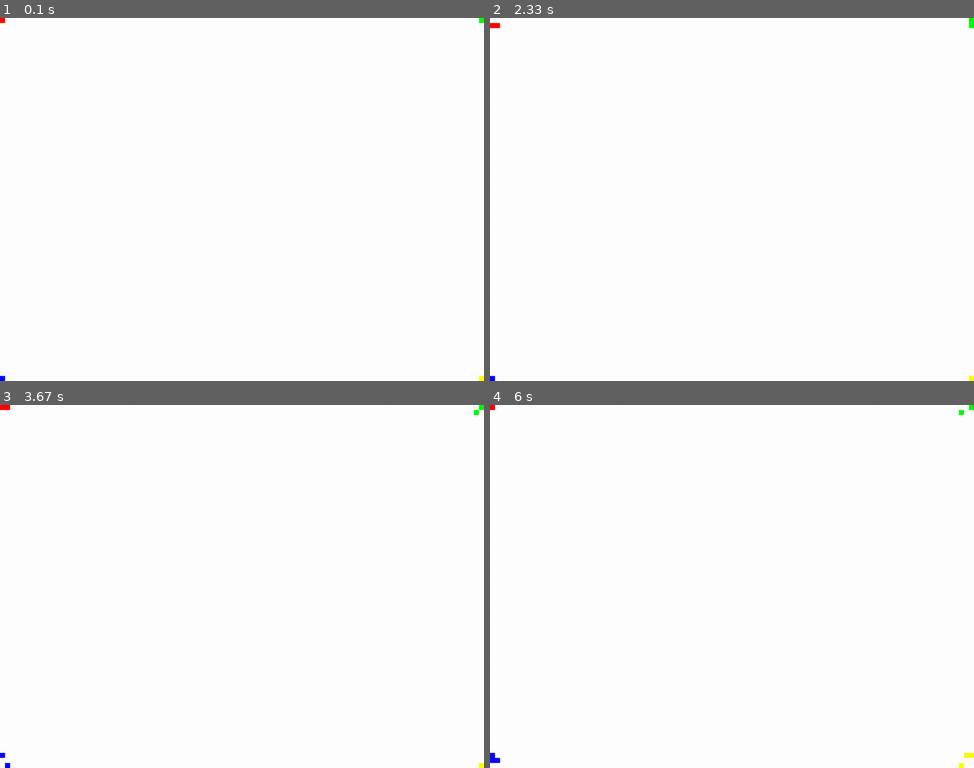
Above: before the commit, frames 1-4 (two rows, left to right).
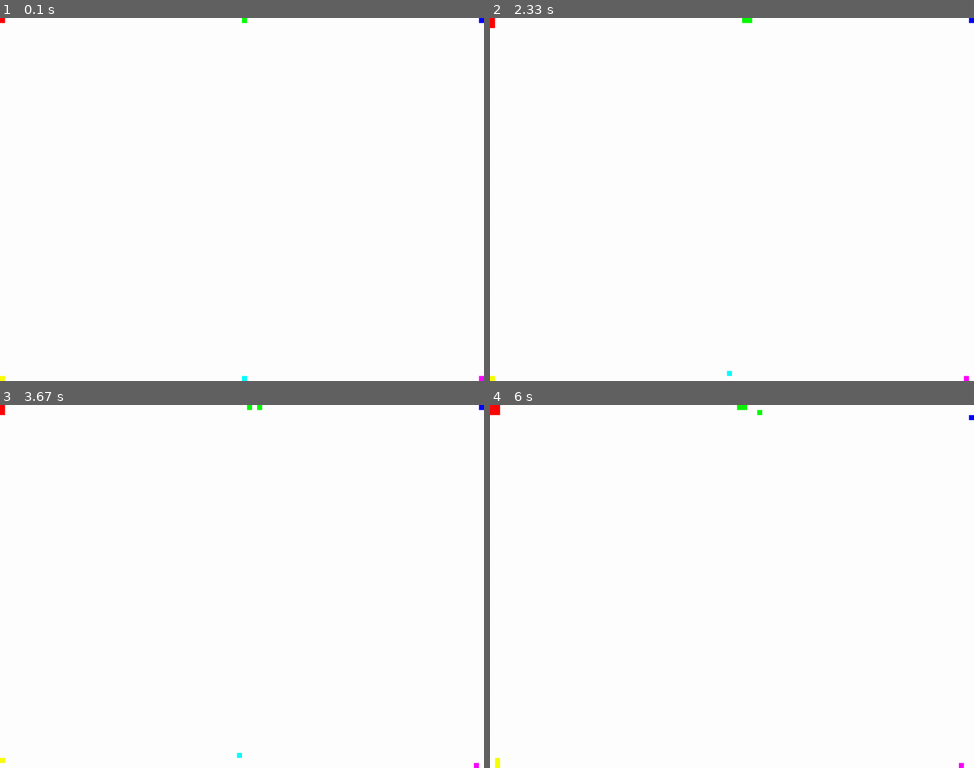
Above: after the commit, the same moments.

Repository: sbwhitt/pygame-life-simulation
Game: pygame game, started from main.py
Same seed, same stepped clock (60 frames per second), same inputs: the game is played once before the commit and once after it.
Inputs:
- Up to frame 1 (0.1 s): no input
- Up to frame 2 (2.33 s): no input
- Up to frame 3 (3.67 s): no input
- Up to frame 4 (6 s): no input

The runs differ from the first frame. In frame 1, less than 0.1% of the frame differs, in the area x 0-100%, y 0-100%; in frame 2, 0.2%; in frame 3, 0.2%; in frame 4, 0.3%.

Commit message:
logging, avg colors, new command, new start

Diff:
--- a/app.py
+++ b/app.py
@@ -26,6 +26,7 @@
         self.dir_timer = 0
         self.move_timer = 0
         self.m = map.Map(self.width, self.height)
+        self.avg_color = pygame.Color(0, 0, 0)
 
     def on_init(self):
         pygame.init()
@@ -61,7 +62,7 @@
             if self._p_collides(self.p, e) or e.age >= e.age_limit:
                 self.m.grid[e.loc].remove(e)
                 self.entities.remove(e)
-                self._obituary(e)
+                if settings.LOGGING: self._obituary(e)
             else:
                 pygame.draw.rect(self.screen, e.color, e.rect)
                 if len(self.m.grid[e.loc]) > 1:
@@ -76,13 +77,17 @@
                         self.m.grid[offspring.loc].append(offspring)
                         self.entities.append(offspring)
                         self.total_ent += 1
+                        self.avg_color = self._tally_avg_color(self._find_avg_color(self.entities))
                     e.age_timer = 0
                 else:
                     e.age_timer += self.clock.get_time()
         pygame.display.flip()
 
     def on_cleanup(self):
-        print("total entities: " + str(self.total_ent))
+        print("total entities (at end): " + str(len(self.entities)))
+        print("total entities (all time): " + str(self.total_ent))
+        print("average color (last frame): " + str(self._find_avg_color(self.entities)))
+        print("average color (all time): " + str(self.avg_color))
         pygame.quit()
 
     def on_execute(self):
@@ -96,14 +101,20 @@
         self.on_cleanup()
 
     # helpers
+    def _add_start_entities(self):
+        e0 = entity.Entity(0, 0, colors.RED)
+        e1 = entity.Entity(self.width/2, 0, colors.GREEN)
+        e2 = entity.Entity(self.width-10, 0, colors.BLUE)
+        e3 = entity.Entity(0, self.height-10, colors.YELLOW)
+        e4 = entity.Entity(self.width/2, self.height-10, colors.CYAN)
+        e5 = entity.Entity(self.width-10, self.height-10, colors.MAGENTA)
+        for e in [e0, e1, e2, e3, e4, e5]:
+            self.entities.append(e)
+            self.m.grid[e.loc].append(e)
+
     def _build_entities(self):
-        e0 = entity.Entity(0, 0, colors.RED)
-        e1 = entity.Entity(self.width-10, 0, colors.GREEN)
-        e2 = entity.Entity(0, self.height-10, colors.BLUE)
-        e3 = entity.Entity(self.width-10, self.height-10, colors.YELLOW)
-        self.entities = [e0, e1, e2, e3]
-        for e in self.entities:
-            self.m.grid[e.loc].append(e)
+        self._add_start_entities()
+        self.avg_color = self._find_avg_color(self.entities)
 
     def _p_collides(self, p, e):
         return p.loc == e.loc
@@ -163,6 +174,8 @@
             for e in entities:
                 r_cpy, g_cpy, b_cpy = e.color.r, e.color.g, e.color.b
                 e.color.update(255-g_cpy, 255-b_cpy, 255-r_cpy)
+        elif key == 'e':
+            self._add_start_entities()
         elif key == 'q':
             self._running = False
 
@@ -178,3 +191,17 @@
             res = res.move(10, 0)
         self.p.loc = (res.left, res.top)
         return res
+
+    def _find_avg_color(self, entities):
+        r, g, b = 0, 0, 0
+        for e in entities:
+            r += e.color.r
+            g += e.color.g
+            b += e.color.b
+        num_e = len(entities)
+        return pygame.Color(int(r/num_e), int(g/num_e), int(b/num_e))
+
+    def _tally_avg_color(self, current_avg):
+        ents = len(self.entities)
+        r, g, b = int(((ents-1)*self.avg_color.r + current_avg.r)/ents), int(((ents-1)*self.avg_color.g + current_avg.g)/ents), int(((ents-1)*self.avg_color.b + current_avg.b)/ents)
+        return pygame.Color(r, g, b)
--- a/colors.py
+++ b/colors.py
@@ -6,5 +6,5 @@
 GREEN = Color(0, 255, 0, 255)
 BLUE = Color(0, 0, 255, 255)
 YELLOW = Color(255, 255, 0, 255)
+CYAN = Color(0, 255, 255)
 MAGENTA = Color(255, 0, 255, 255)
-CYAN = Color(0, 255, 255)
--- a/entity.py
+++ b/entity.py
@@ -1,4 +1,5 @@
 import pygame
+import settings
 import random
 
 class Entity:
@@ -47,9 +48,9 @@
                 # inheriting and slightly mutating parent color
                 e.color = self._mutate_color(self.color)
             if e.diseased:
-                print("an entity of generation " + str(self.generation) + " has reproduced with disease")
+                if settings.LOGGING: print("an entity of generation " + str(self.generation) + " has reproduced with disease")
             else:
-                print("an entity of generation " + str(self.generation) + " has reproduced")
+                if settings.LOGGING: print("an entity of generation " + str(self.generation) + " has reproduced")
             e.generation = self.generation + 1
             return e
         return None
--- a/settings.py
+++ b/settings.py
@@ -2,3 +2,4 @@
 CLOCK_RATE = 15
 WINDOW_WIDTH = 960
 WINDOW_HEIGHT = 720
+LOGGING = 0
Not shown, changed: README.md
